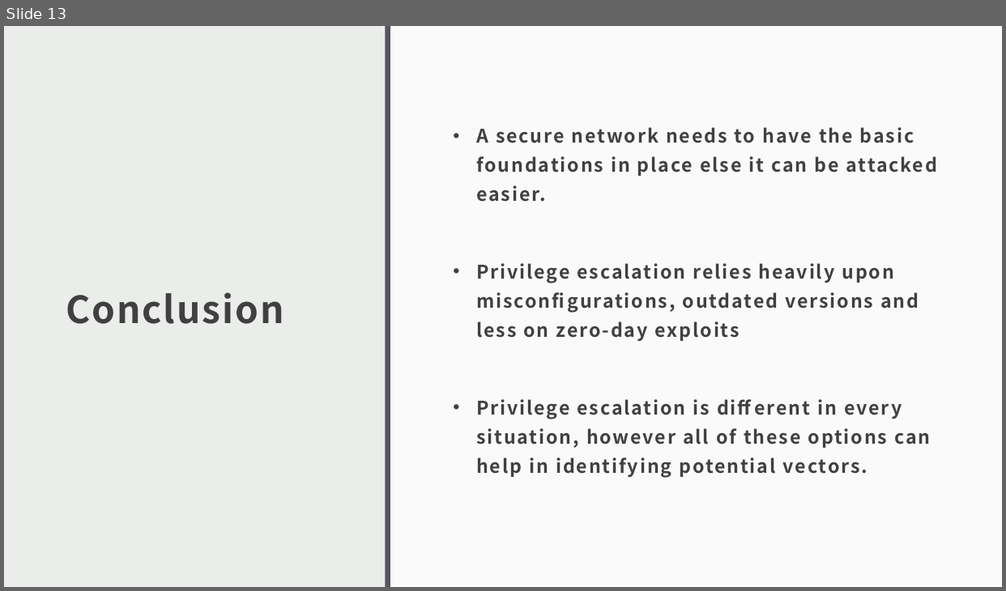
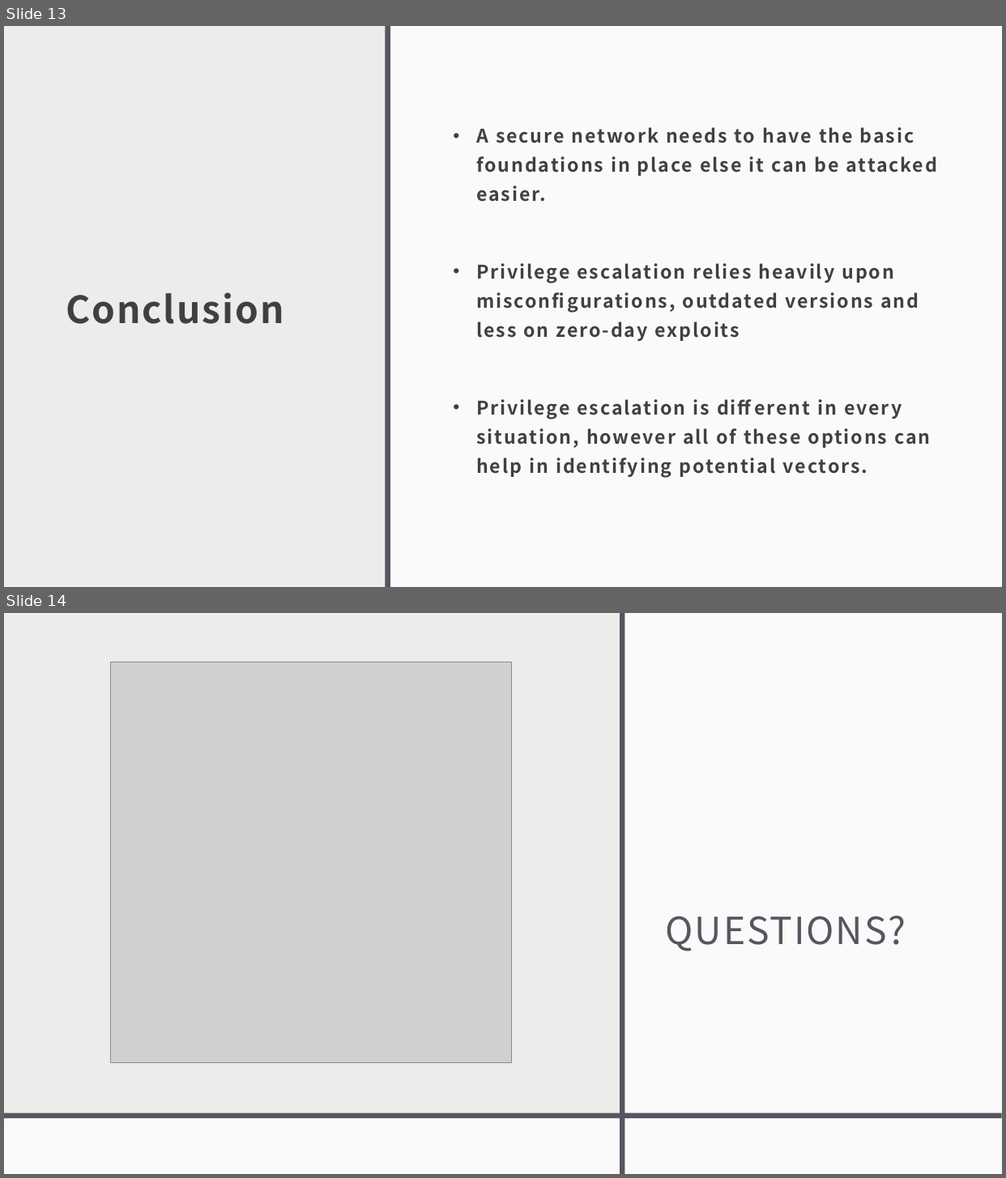
Before and after one commit to aqeebhussain122/hpc-offensive-security, a slide deck: 10 - Offensive Security Tactics for Linux Professionals - Linux Privilege Escalation.pptx. Shown one above the other, each under a label of ours: slide 13 before the commit, slides 13 and 14 after it. The pictures are 1006x591 and 1006x1178 pixels, drawn with LibreOffice and Linux fonts; fonts in the diff are those of the drawing; grey boxes stand for pictures. Boxes give left, top, right and bottom in pixels: in the first picture for what was removed or moved away, otherwise in the second. Text is boxed around its words. In the diff, an @@ line names an element or a change of style, - is before the commit and + after.

```diff
--- a/10 - Offensive Security Tactics for Linux Professionals - Linux Privilege Escalation.pptx
+++ b/10 - Offensive Security Tactics for Linux Professionals - Linux Privilege Escalation.pptx
@@ slide 14 added at (4, 613, 1002, 1174), background #EBEDEB; not listed: 2 template elements that a slide beside it also shows @@
@@ rectangle added at (4, 613, 1002, 1174), fill #EBEDEB @@
@@ rectangle added at (618, 613, 624, 1174), fill #595460 @@
@@ rectangle added at (620, 613, 625, 1174), fill #595460 @@
@@ rectangle added at (624, 613, 1002, 1174), fill #FFFFFF at 75% opacity @@
@@ rectangle added at (625, 613, 1002, 1113), fill #FFFFFF at 75% opacity @@
@@ picture added at (110, 662, 512, 1063) @@
@@ title added at (666, 916, 906, 952), 36 pt, text #595460 @@
+QUESTIONS?
@@ rectangle added at (4, 1116, 621, 1174), fill #FFFFFF at 75% opacity @@
@@ rectangle added at (4, 1113, 1002, 1118), fill #595460 @@
@@ rectangle added at (625, 1118, 1002, 1174), fill #FFFFFF at 75% opacity @@
```
Also in this commit, not shown: 1 slide changed, 2 other slides added, 8 other files.
